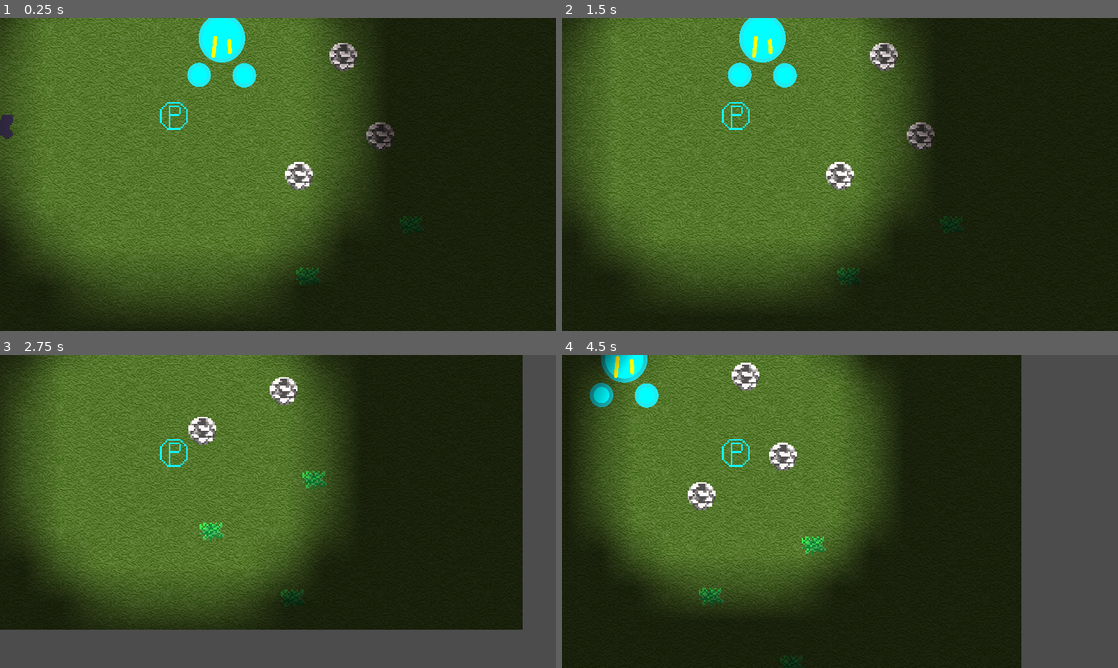
Above: before the commit, frames 1-4 (two rows, left to right).
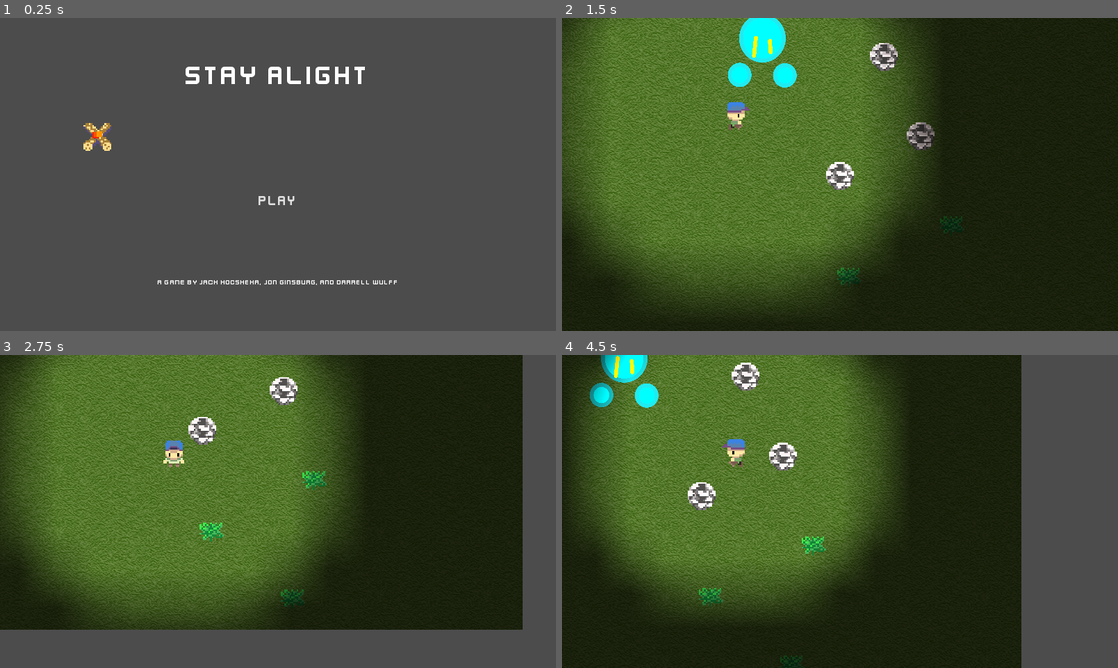
Above: after the commit, the same moments.

Repository: DarrellWulff/GGJProject
Game: Godot game, scene res://Menus/MainMenu.tscn
Same seed, same stepped clock (60 frames per second), same inputs: the game is played once before the commit and once after it. Before the commit the project starts from res://World.tscn. The engine's default icon, where the game draws it, is replaced by a stand-in: a white triangle on a blue panel in a dark square.
Inputs (mouse positions are in pixels of both pictures, inside the frame that each line leads up to):
- Up to frame 1 (0.25 s): no input
- Up to frame 2 (1.5 s): click (840, 199) at 0.5 s, where only the run after the commit has a clickable "Play"; tap Enter at 1.25 s; hold D (Input_Right) from 1.28 s (still down); hold Enter from 1.28 s (still down)
- Up to frame 3 (2.75 s): release D (Input_Right) at 2.03 s; release Enter at 2.03 s; hold S (Input_Down) from 2.03 s (still down); tap Enter at 2.1 s
- Up to frame 4 (4.5 s): release S (Input_Down) at 2.78 s; hold D (Input_Right) 2.78-3.53 s; hold Enter 2.78-3.53 s; hold W (Input_Up) 3.53-4.28 s; tap Enter at 3.6 s; hold A (Input_Left) from 4.28 s (still down); hold Enter from 4.28 s (still down)

The runs differ from the first frame. In frame 1, 100% of the frame differs, in the area x 0-100%, y 0-100%; in frame 2, 0.3%; in frame 3, 0.3%; in frame 4, 0.5%.

Commit message:
Player Art and Main Menu

Diff:
--- a/GGJ2021Project/Entities/Player.gd
+++ b/GGJ2021Project/Entities/Player.gd
@@ -18,6 +18,9 @@
 
 var alive : bool = true;
 var gameOverObject = null;
+
+onready var anim = $AnimatedSprite
+var currentDirection : Vector2
 
 signal move;
 
@@ -40,14 +43,21 @@
 	var amountX : float = 0.0;
 	if Input.is_action_pressed("Input_Left"):
 		amountX += -1.0;
+		currentDirection = Vector2(-1, 0)
 	if Input.is_action_pressed("Input_Right"):
 		amountX += 1.0;
+		currentDirection = Vector2(1, 0)
 
 	var amountY : float = 0.0;
 	if Input.is_action_pressed("Input_Up"):
 		amountY += -1.0;
+		currentDirection = Vector2(0, -1)
 	if Input.is_action_pressed("Input_Down"):
 		amountY += 1.0;
+		currentDirection = Vector2(0, 1)
+
+	var currentInputVel = Vector2(amountX, amountY).normalized()
+	animate_player(currentDirection, currentInputVel)
 
 	self.input.updateInput(Vector2(amountX, amountY));
 
@@ -103,3 +113,33 @@
 		if Input.is_key_pressed(KEY_ENTER):
 			get_tree().reload_current_scene();
 	pass;
+
+func animate_player(currentInput : Vector2, velocityInput : Vector2):
+
+	if velocityInput.length_squared() == 0:
+
+		if currentInput.x == 0 and currentInput.y == 1:
+			anim.play("Idle_F")
+		elif currentInput.x == 0 and currentInput.y == -1:
+			anim.play("Idle_B")
+		elif currentInput.x != 0:
+			if currentInput.x == 1:
+				anim.set_flip_h(false)
+			else:
+				anim.set_flip_h(true)
+			anim.play("Idle_S")
+	else:
+
+		if currentInput.x == 0 and currentInput.y == 1:
+			anim.play("Run_F")
+		elif currentInput.x == 0 and currentInput.y == -1:
+			anim.play("Run_B")
+		elif currentInput.x != 0:
+			if currentInput.x == 1:
+				anim.set_flip_h(false)
+			else:
+				anim.set_flip_h(true)
+			anim.play("Run_S")
+
+
+	print(currentInput)
--- a/GGJ2021Project/Entities/Player.tscn
+++ b/GGJ2021Project/Entities/Player.tscn
@@ -1,12 +1,63 @@
-[gd_scene load_steps=6 format=2]
+[gd_scene load_steps=25 format=2]
 
 [ext_resource path="res://Images/Art/Player/ProtoPlayer.png" type="Texture" id=1]
 [ext_resource path="res://Entities/Player.gd" type="Script" id=2]
 [ext_resource path="res://Images/Light.png" type="Texture" id=3]
 [ext_resource path="res://Entities/Vision.gd" type="Script" id=4]
+[ext_resource path="res://Images/Art/Player/Player_Anim0026.png" type="Texture" id=5]
+[ext_resource path="res://Images/Art/Player/Player_Anim0024.png" type="Texture" id=6]
+[ext_resource path="res://Images/Art/Player/Player_Anim0025.png" type="Texture" id=7]
+[ext_resource path="res://Images/Art/Player/Player_Anim0021.png" type="Texture" id=8]
+[ext_resource path="res://Images/Art/Player/Player_Anim0020.png" type="Texture" id=9]
+[ext_resource path="res://Images/Art/Player/Player_Anim0023.png" type="Texture" id=10]
+[ext_resource path="res://Images/Art/Player/Player_Anim0001.png" type="Texture" id=11]
+[ext_resource path="res://Images/Art/Player/Player_Anim0003.png" type="Texture" id=12]
+[ext_resource path="res://Images/Art/Player/Player_Anim0000.png" type="Texture" id=13]
+[ext_resource path="res://Images/Art/Player/Player_Anim0004.png" type="Texture" id=14]
+[ext_resource path="res://Images/Art/Player/Player_Anim0006.png" type="Texture" id=15]
+[ext_resource path="res://Images/Art/Player/Player_Anim0007.png" type="Texture" id=16]
+[ext_resource path="res://Images/Art/Player/Player_Anim0010.png" type="Texture" id=17]
+[ext_resource path="res://Images/Art/Player/Player_Anim0011.png" type="Texture" id=18]
+[ext_resource path="res://Images/Art/Player/Player_Anim0019.png" type="Texture" id=19]
+[ext_resource path="res://Images/Art/Player/Player_Anim0012.png" type="Texture" id=20]
+[ext_resource path="res://Images/Art/Player/Player_Anim0018.png" type="Texture" id=21]
+[ext_resource path="res://Images/Art/Player/Player_Anim0013.png" type="Texture" id=22]
 
 [sub_resource type="CircleShape2D" id=1]
 radius = 32.0
+
+[sub_resource type="SpriteFrames" id=2]
+animations = [ {
+"frames": [ ExtResource( 12 ), ExtResource( 14 ) ],
+"loop": true,
+"name": "Idle_B",
+"speed": 2.0
+}, {
+"frames": [ ExtResource( 15 ), ExtResource( 16 ) ],
+"loop": true,
+"name": "Idle_S",
+"speed": 2.0
+}, {
+"frames": [ ExtResource( 13 ), ExtResource( 11 ) ],
+"loop": true,
+"name": "Idle_F",
+"speed": 2.0
+}, {
+"frames": [ ExtResource( 17 ), ExtResource( 18 ), ExtResource( 20 ), ExtResource( 22 ) ],
+"loop": true,
+"name": "Run_S",
+"speed": 5.0
+}, {
+"frames": [ ExtResource( 21 ), ExtResource( 19 ), ExtResource( 9 ), ExtResource( 8 ) ],
+"loop": true,
+"name": "Run_F",
+"speed": 5.0
+}, {
+"frames": [ ExtResource( 10 ), ExtResource( 6 ), ExtResource( 7 ), ExtResource( 5 ) ],
+"loop": true,
+"name": "Run_B",
+"speed": 5.0
+} ]
 
 [node name="Player" type="KinematicBody2D"]
 collision_mask = 29
@@ -16,6 +67,7 @@
 }
 
 [node name="Sprite" type="Sprite" parent="."]
+visible = false
 position = Vector2( 1.90735e-06, -1.90735e-06 )
 scale = Vector2( 4, 4 )
 texture = ExtResource( 1 )
@@ -31,4 +83,10 @@
 script = ExtResource( 4 )
 
 [node name="decreaseVision" type="Timer" parent="."]
+
+[node name="AnimatedSprite" type="AnimatedSprite" parent="."]
+scale = Vector2( 4, 4 )
+frames = SubResource( 2 )
+animation = "Run_B"
+frame = 3
 [connection signal="timeout" from="decreaseVision" to="." method="_on_decreaseVision_timeout"]
--- /dev/null
+++ b/GGJ2021Project/Menus/GameFont.tres
@@ -0,0 +1,7 @@
+[gd_resource type="DynamicFont" load_steps=2 format=2]
+
+[ext_resource path="res://Menus/Kenney Future Narrow.ttf" type="DynamicFontData" id=1]
+
+[resource]
+size = 32
+font_data = ExtResource( 1 )
--- /dev/null
+++ b/GGJ2021Project/Menus/MainMenu.gd
@@ -0,0 +1,9 @@
+extends Control
+
+
+var gameLevel = load("res://World.tscn")
+
+
+
+func _on_PlayButton_pressed():
+	get_tree().change_scene("res://World.tscn")
--- /dev/null
+++ b/GGJ2021Project/Menus/MainMenu.tscn
@@ -0,0 +1,81 @@
+[gd_scene load_steps=7 format=2]
+
+[ext_resource path="res://Menus/TitleFont.tres" type="DynamicFont" id=1]
+[ext_resource path="res://Menus/Menu Font.tres" type="DynamicFont" id=2]
+[ext_resource path="res://Menus/SmallFont.tres" type="DynamicFont" id=3]
+[ext_resource path="res://Menus/MainMenu.gd" type="Script" id=4]
+[ext_resource path="res://Objects/Campfire.tscn" type="PackedScene" id=5]
+
+[sub_resource type="StyleBoxEmpty" id=1]
+
+[node name="MainMenu" type="Control"]
+anchor_right = 1.0
+anchor_bottom = 1.0
+script = ExtResource( 4 )
+__meta__ = {
+"_edit_use_anchors_": false
+}
+
+[node name="CenterContainer" type="CenterContainer" parent="."]
+anchor_right = 1.0
+anchor_bottom = 1.0
+__meta__ = {
+"_edit_use_anchors_": false
+}
+
+[node name="VBoxContainer" type="VBoxContainer" parent="."]
+anchor_left = 0.5
+anchor_top = 0.5
+anchor_right = 0.5
+anchor_bottom = 0.5
+margin_left = -558.5
+margin_top = -264.5
+margin_right = 558.5
+margin_bottom = 264.5
+custom_constants/separation = 114
+__meta__ = {
+"_edit_use_anchors_": false
+}
+
+[node name="Label" type="Label" parent="VBoxContainer"]
+margin_right = 1117.0
+margin_bottom = 147.0
+custom_fonts/font = ExtResource( 1 )
+text = "Stay Alight
+"
+align = 1
+uppercase = true
+
+[node name="VBoxContainer" type="VBoxContainer" parent="VBoxContainer"]
+margin_top = 261.0
+margin_right = 1117.0
+margin_bottom = 389.0
+custom_constants/separation = 46
+
+[node name="CenterContainer" type="CenterContainer" parent="VBoxContainer/VBoxContainer"]
+margin_right = 1117.0
+margin_bottom = 128.0
+rect_min_size = Vector2( 256, 128 )
+
+[node name="PlayButton" type="Button" parent="VBoxContainer/VBoxContainer/CenterContainer"]
+margin_left = 430.0
+margin_right = 686.0
+margin_bottom = 128.0
+rect_min_size = Vector2( 256, 128 )
+custom_styles/normal = SubResource( 1 )
+custom_fonts/font = ExtResource( 2 )
+text = "Play"
+
+[node name="Label2" type="Label" parent="VBoxContainer"]
+margin_top = 503.0
+margin_right = 1117.0
+margin_bottom = 521.0
+custom_fonts/font = ExtResource( 3 )
+text = "A game by Jack Kocsheka, Jon Ginsburg, and Darrell Wulff"
+align = 1
+
+[node name="Node2D" type="Node2D" parent="."]
+
+[node name="Campfire" parent="Node2D" instance=ExtResource( 5 )]
+position = Vector2( 224.642, 273.724 )
+[connection signal="pressed" from="VBoxContainer/VBoxContainer/CenterContainer/PlayButton" to="." method="_on_PlayButton_pressed"]
--- /dev/null
+++ b/GGJ2021Project/Menus/Menu Font.tres
@@ -0,0 +1,7 @@
+[gd_resource type="DynamicFont" load_steps=2 format=2]
+
+[ext_resource path="res://Menus/Kenney Future Narrow.ttf" type="DynamicFontData" id=1]
+
+[resource]
+size = 32
+font_data = ExtResource( 1 )
--- /dev/null
+++ b/GGJ2021Project/Menus/SmallFont.tres
@@ -0,0 +1,6 @@
+[gd_resource type="DynamicFont" load_steps=2 format=2]
+
+[ext_resource path="res://Menus/Kenney Future Narrow.ttf" type="DynamicFontData" id=1]
+
+[resource]
+font_data = ExtResource( 1 )
--- /dev/null
+++ b/GGJ2021Project/Menus/TitleFont.tres
@@ -0,0 +1,7 @@
+[gd_resource type="DynamicFont" load_steps=2 format=2]
+
+[ext_resource path="res://Menus/Kenney Future Narrow.ttf" type="DynamicFontData" id=1]
+
+[resource]
+size = 64
+font_data = ExtResource( 1 )
--- a/GGJ2021Project/project.godot
+++ b/GGJ2021Project/project.godot
@@ -27,7 +27,7 @@
 [application]
 
 config/name="GGJ2021Project"
-run/main_scene="res://World.tscn"
+run/main_scene="res://Menus/MainMenu.tscn"
 config/icon="res://icon.png"
 
 [display]
Binary file added: GGJ2021Project/Images/Art/Player/Player_Anim0000.png
Not shown, added: GGJ2021Project/Images/Art/Player/Player_Anim0000.png.import
Binary file added: GGJ2021Project/Images/Art/Player/Player_Anim0001.png
Not shown, added: GGJ2021Project/Images/Art/Player/Player_Anim0001.png.import
Binary file added: GGJ2021Project/Images/Art/Player/Player_Anim0002.png
Not shown, added: GGJ2021Project/Images/Art/Player/Player_Anim0002.png.import
Binary file added: GGJ2021Project/Images/Art/Player/Player_Anim0003.png
Not shown, added: GGJ2021Project/Images/Art/Player/Player_Anim0003.png.import
Binary file added: GGJ2021Project/Images/Art/Player/Player_Anim0004.png
Not shown, added: GGJ2021Project/Images/Art/Player/Player_Anim0004.png.import
Binary file added: GGJ2021Project/Images/Art/Player/Player_Anim0005.png
Not shown, added: GGJ2021Project/Images/Art/Player/Player_Anim0005.png.import
(and 48 more such lines)
